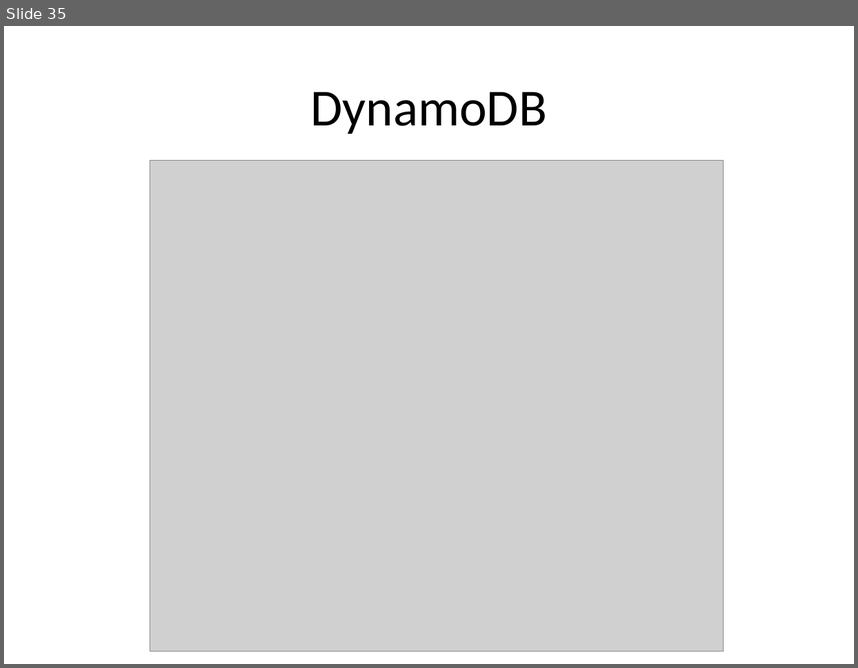
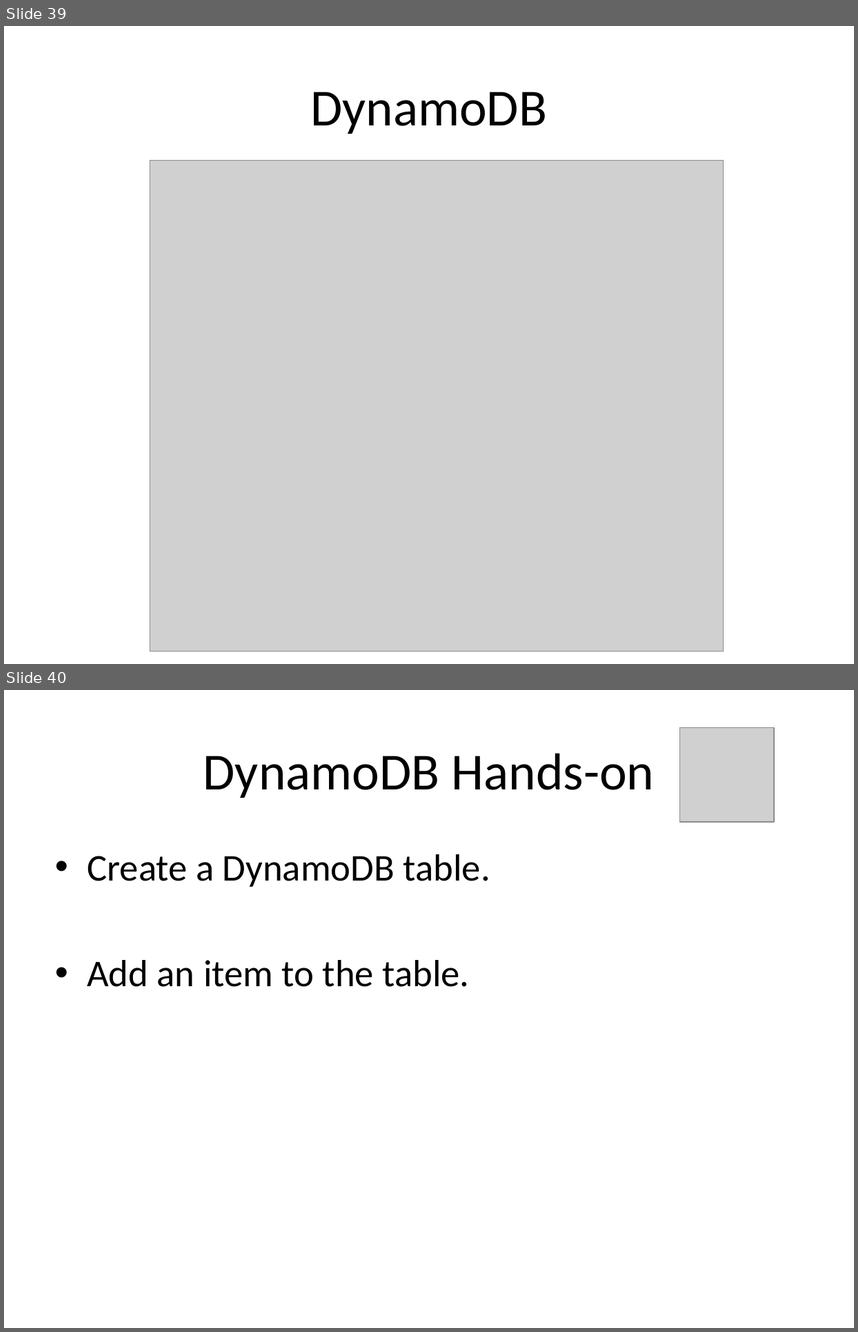
Before and after one commit to jasondbaker/infrastructure-class, a slide deck: lectures/infrastructure-week-4.pptx. Shown one above the other, each under a label of ours: slide 35 before the commit, slides 39 and 40 after it. The pictures are 858x668 and 858x1332 pixels, drawn with LibreOffice and Linux fonts; fonts in the diff are those of the drawing; grey boxes stand for pictures. Boxes give left, top, right and bottom in pixels: in the first picture for what was removed or moved away, otherwise in the second. Text is boxed around its words. In the diff, an @@ line names an element or a change of style, - is before the commit and + after.

```diff
--- a/lectures/infrastructure-week-4.pptx
+++ b/lectures/infrastructure-week-4.pptx
@@ slide 40 added at (4, 690, 854, 1328), background #FFFFFF @@
@@ picture added at (680, 727, 774, 822) @@
@@ title added at (203, 753, 655, 798), 44 pt, text #000000 @@
+DynamoDB Hands-on
@@ text added at (87, 854, 490, 987), 32 pt, text #000000 @@
+• Create a DynamoDB table.
+• Add an item to the table.
@@ what was slide 35 is now slide 39 @@
```
Also in this commit, not shown: 7 slides changed, 7 other slides added, 1 slide removed.
